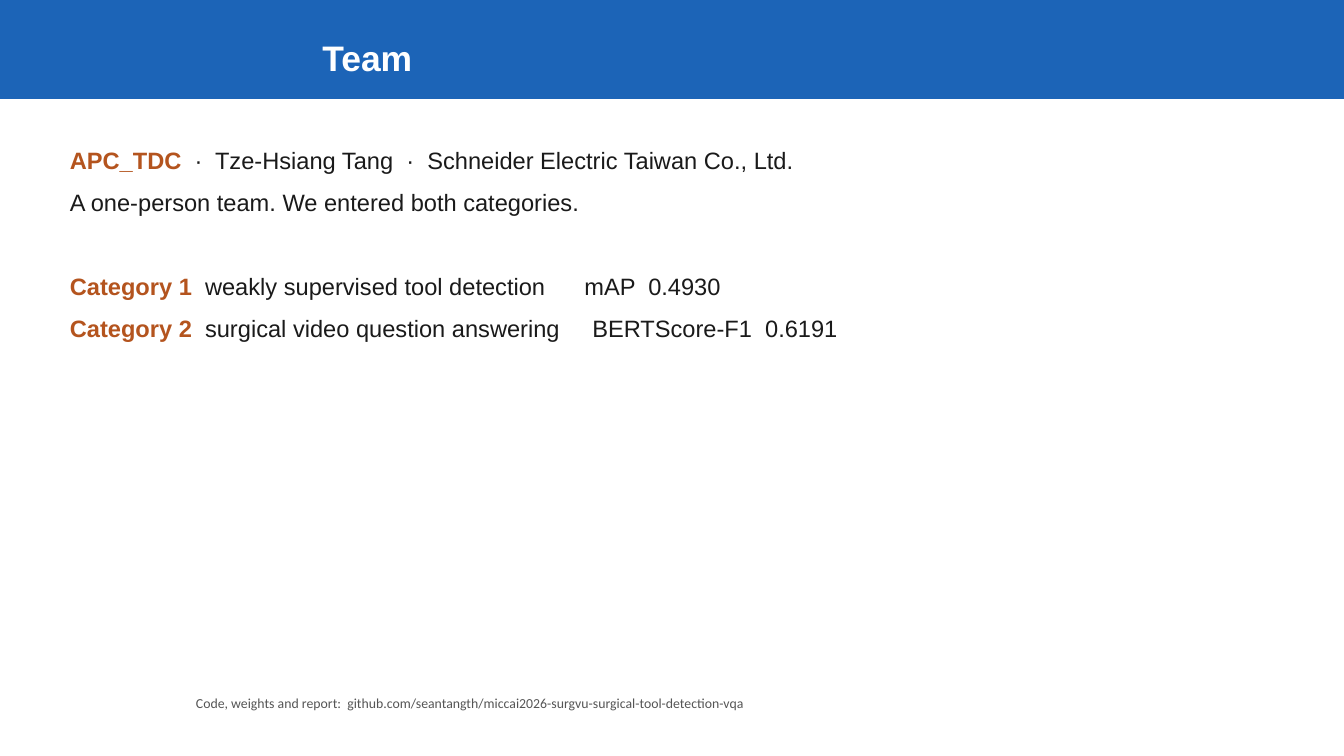
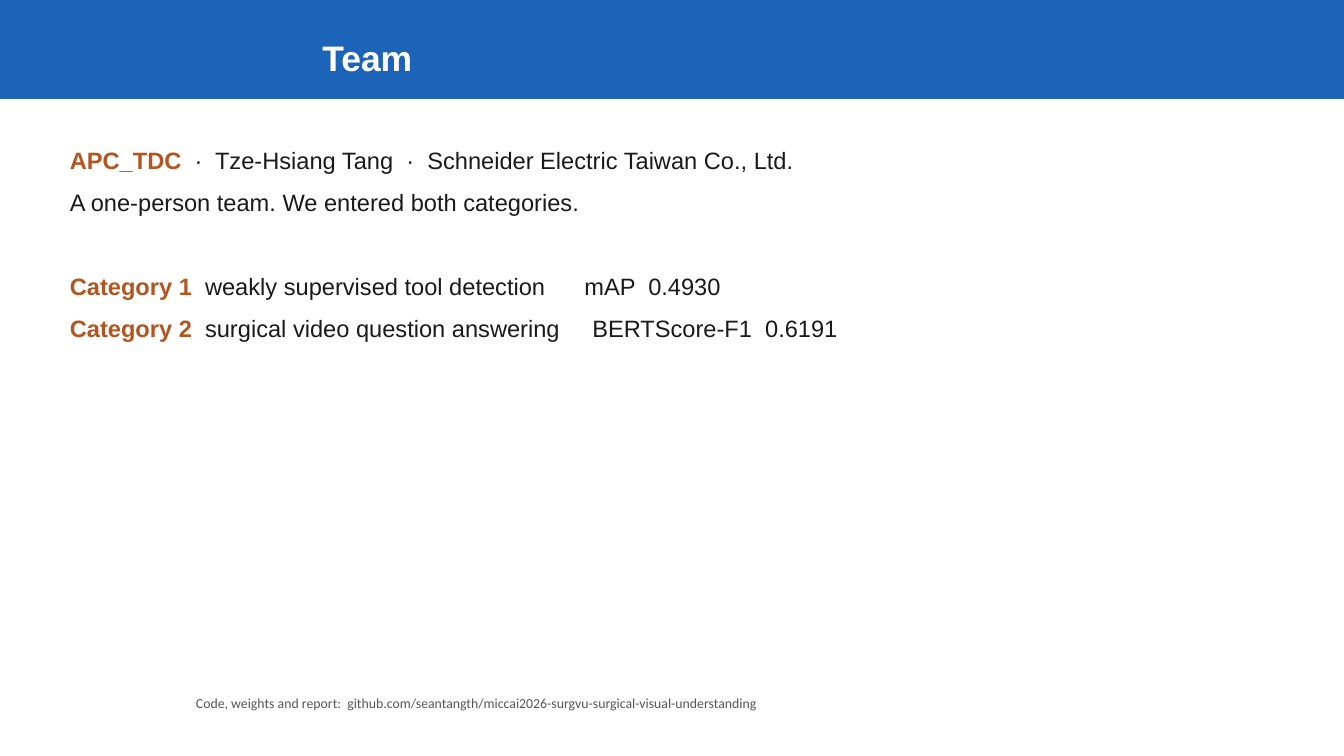
Before and after one commit to seantangth/miccai2026-surgvu-surgical-visual-understanding, a slide deck: slide 1 of report/APC_TDC_presentation.pptx. Drawn at 1344x756 pixels with LibreOffice and Linux fonts; fonts in the diff are those of the drawing; background and template pictures are left out. Boxes give left, top, right and bottom in pixels: in the first picture for what was removed or moved away, otherwise in the second. Text is boxed around its words. In the diff, an @@ line names an element or a change of style, - is before the commit and + after.

Commit message:
Rename the repository and drop the annotation tool's product name
The repository is now miccai2026-surgvu-surgical-visual-understanding, after
the challenge's own name. Updated the URL in the report, the deck and the
citation block.

The disclosure now says the rare-class boxes were annotated with a large
language model, without naming the product; the counts, the acceptance
threshold and the propagation method are unchanged.

Also removed a leftover absolute scratch path in ap_by_iou.py that wrote its
output outside the working tree.

```diff
--- a/report/APC_TDC_presentation.pptx
+++ b/report/APC_TDC_presentation.pptx
@@ text at <box>196,698,756,711</box>: text changed @@
-Code, weights and report: github.com/seantangth/miccai2026-surgvu-surgical-tool-detection-vqa
+Code, weights and report: github.com/seantangth/miccai2026-surgvu-surgical-visual-understanding
```
Also in this commit, not shown: 6 other files.
